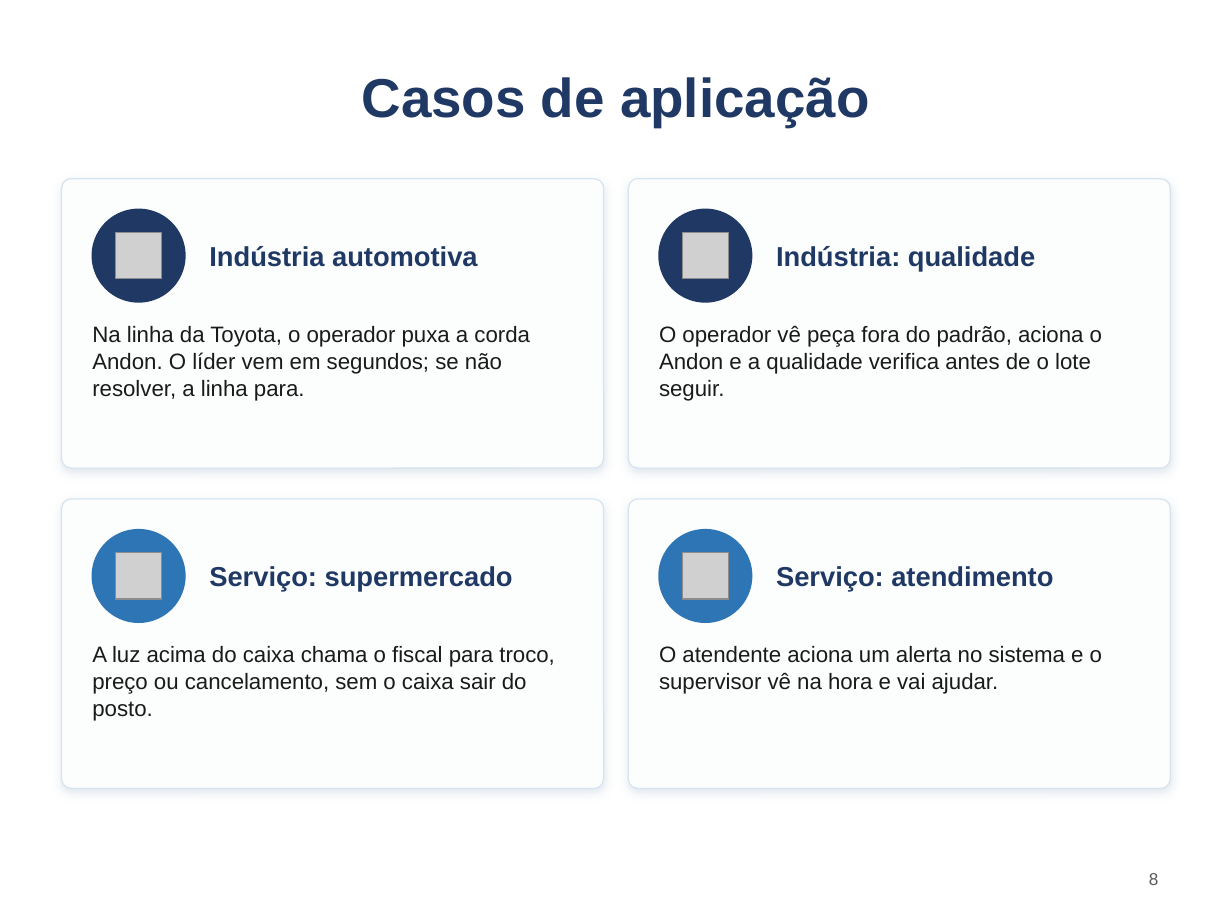
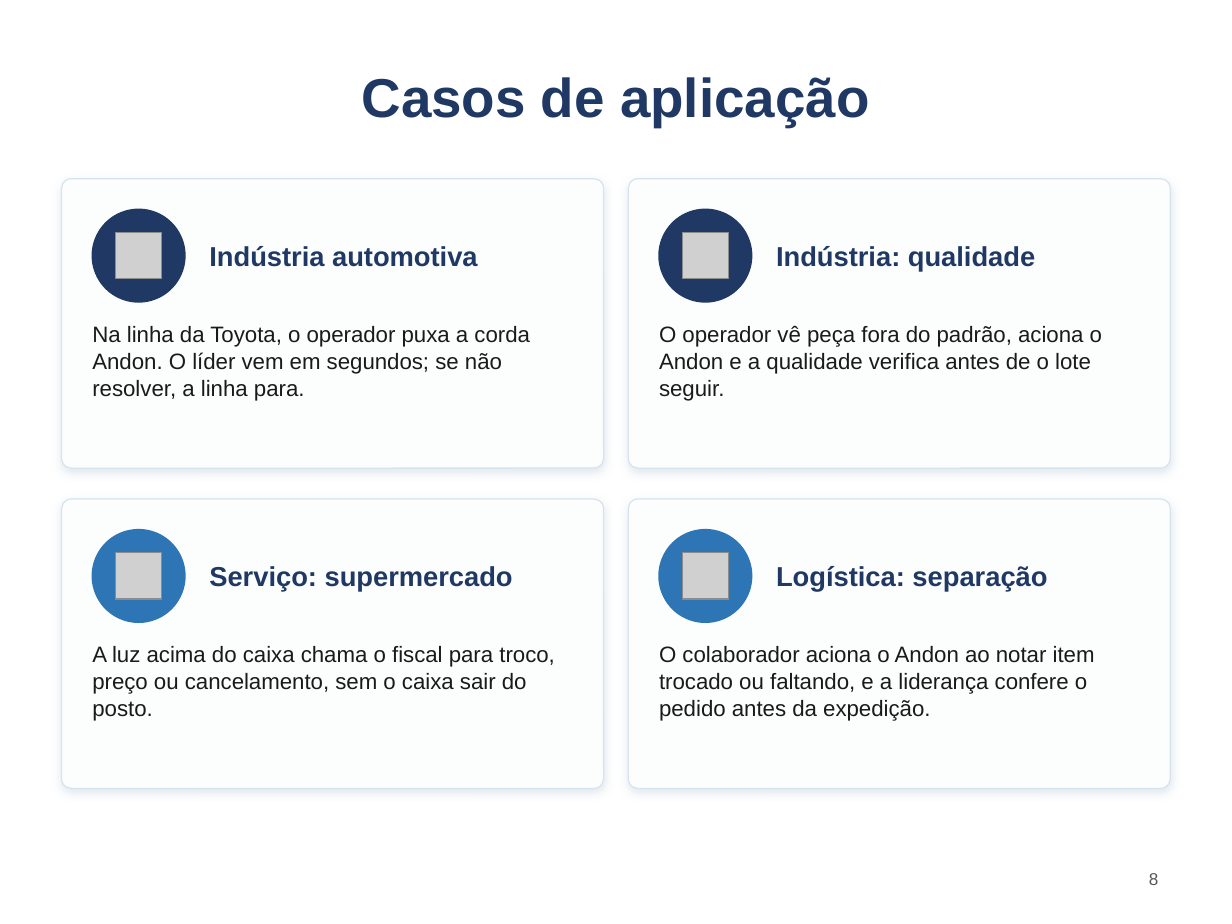
Before and after one commit to Kell1son/pcp, a slide deck: slide 8 of apresentacao-andon.pptx. Drawn at 1232x924 pixels with LibreOffice and Linux fonts; fonts in the diff are those of the drawing; grey boxes stand for pictures; background and template pictures are left out. Boxes give left, top, right and bottom in pixels: in the first picture for what was removed or moved away, otherwise in the second. Text is boxed around its words. In the diff, an @@ line names an element or a change of style, - is before the commit and + after.

```diff
--- a/apresentacao-andon.pptx
+++ b/apresentacao-andon.pptx
@@ text at box(776, 566, 1047, 592): text changed @@
-Serviço: atendimento
+Logística: separação
@@ text at box(659, 646, 1095, 721): text changed @@
-O atendente aciona um alerta no sistema e o supervisor vê na hora e vai ajudar.
+O colaborador aciona o Andon ao notar item trocado ou faltando, e a liderança confere o pedido antes da expedição.
```
Also in this commit, not shown: 1 other slide changed, 1 other file.
